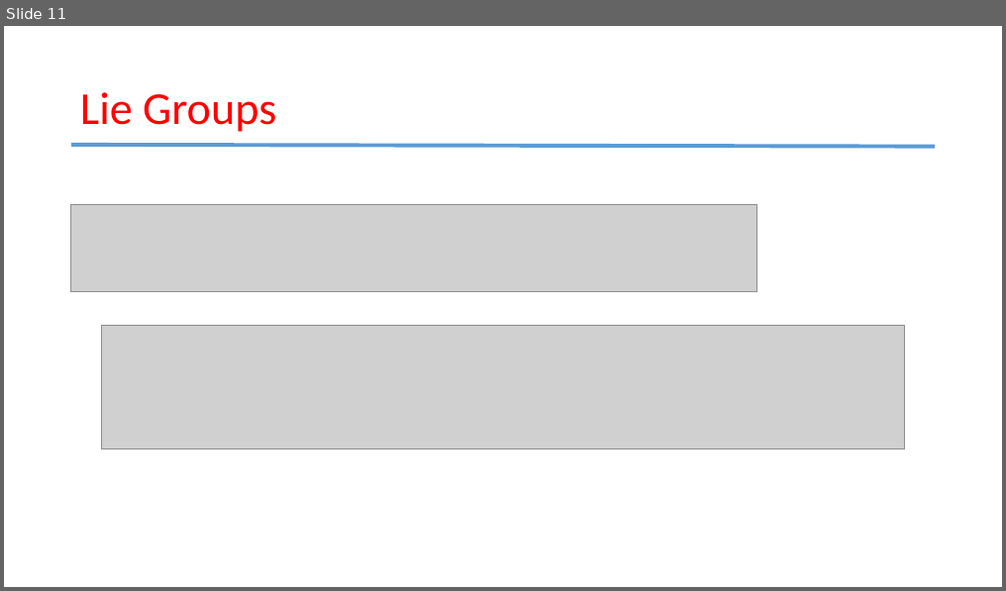
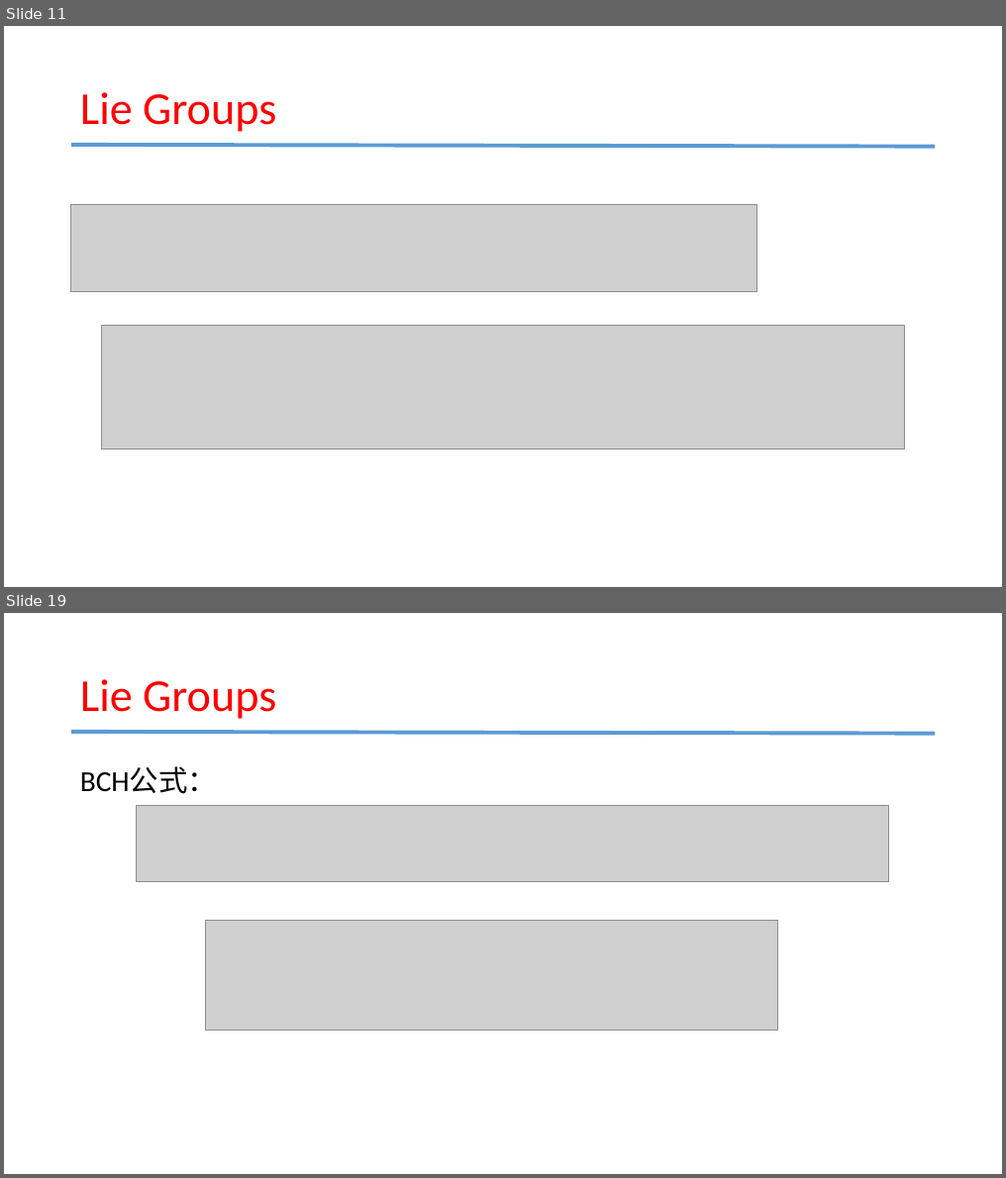
Before and after one commit to duyongquan/LTSLAM, a slide deck: docs/pptx/LieGroups.pptx. Shown one above the other, each under a label of ours: slide 11 before the commit, slides 11 and 19 after it; the slides between them are not shown. The pictures are 1006x591 and 1006x1178 pixels, drawn with LibreOffice and Linux fonts; fonts in the diff are those of the drawing; grey boxes stand for pictures. Boxes give left, top, right and bottom in pixels: in the first picture for what was removed or moved away, otherwise in the second. Text is boxed around its words. In the diff, an @@ line names an element or a change of style, - is before the commit and + after.

```diff
--- a/docs/pptx/LieGroups.pptx
+++ b/docs/pptx/LieGroups.pptx
@@ slide 19 added at (4,613,1002,1174), background #FFFFFF @@
@@ title added at (80,679,276,719), 44 pt, text #FF0000 @@
+Lie Groups
@@ line added from (71, 732) to (936, 734), #5B9BD5 3.75 pt @@
@@ text added at (80,766,217,794), 28 pt, text #000000 @@
+BCH公式：
@@ picture added at (136,805,889,881) @@
@@ picture added at (206,920,779,1030) @@
```
Also in this commit, not shown: 4 slides changed, 7 other slides added, 7 other files.
